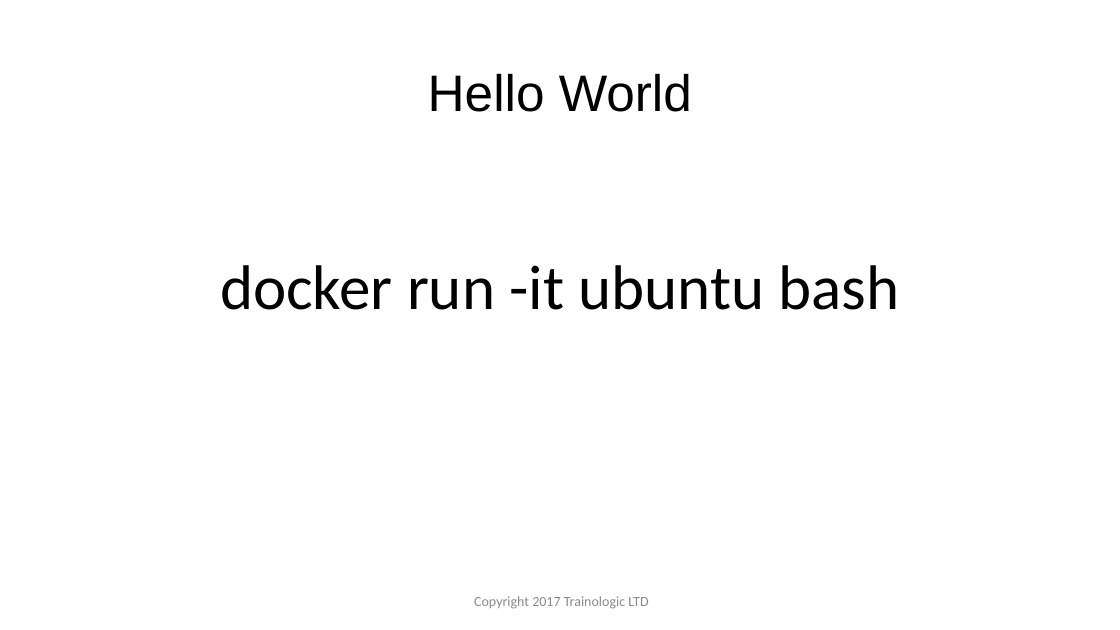
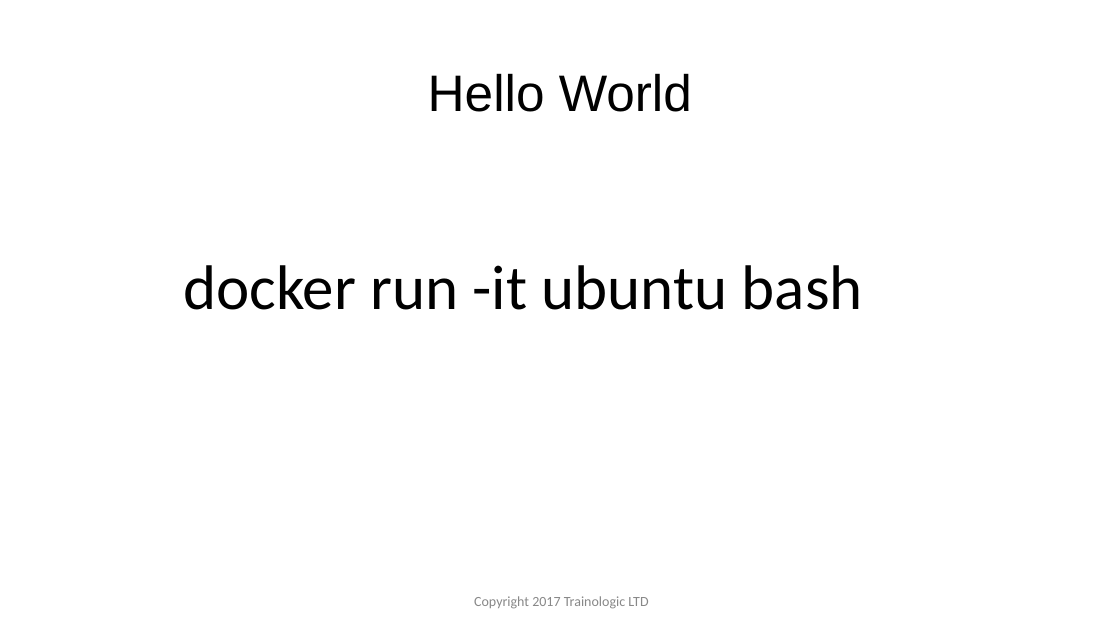
Before and after one commit to ColonelLanda/docker-meetup-2018, a slide deck: slide 7 of Docker - Meetup.pptx. Drawn at 1120x630 pixels with LibreOffice and Linux fonts; fonts in the diff are those of the drawing; background and template pictures are left out. Boxes give left, top, right and bottom in pixels: in the first picture for what was removed or moved away, otherwise in the second. Text is boxed around its words. In the diff, an @@ line names an element or a change of style, - is before the commit and + after.

```diff
--- a/Docker - Meetup.pptx
+++ b/Docker - Meetup.pptx
@@ text "docker run -it ubuntu bash": place and size @@
-text "docker run -it ubuntu bash" at (220,265,899,310)
+text "docker run -it ubuntu bash" at (183,265,863,310)
```
Also in this commit, not shown: 35 other slides changed, 2 slides added, 5 slides removed, 1 other file.
